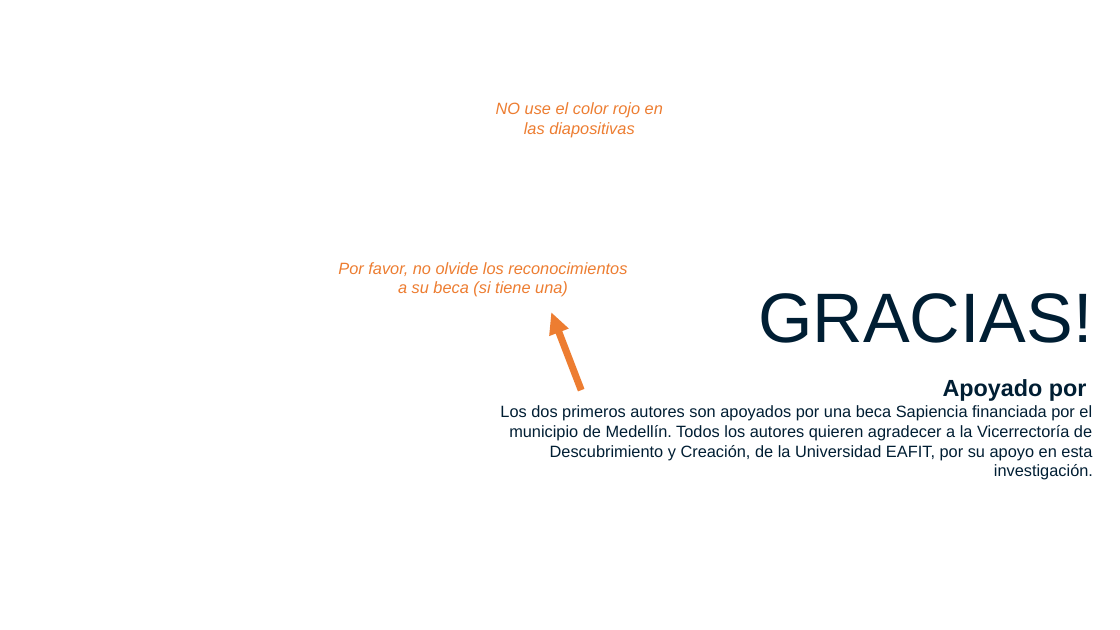
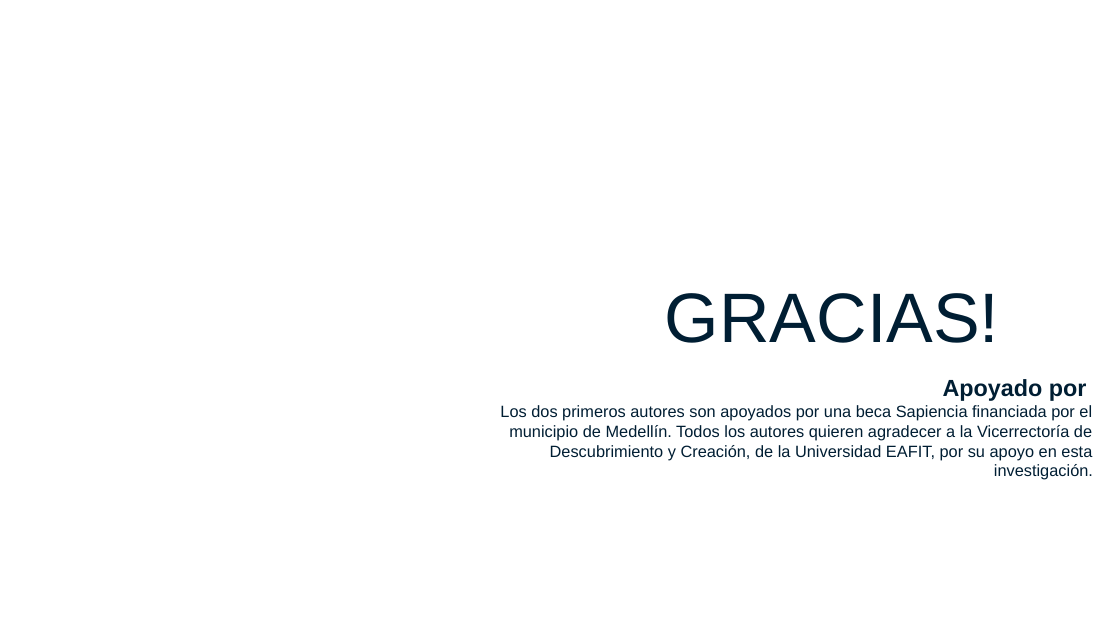
Before and after one commit to Juanes3312/ST0245-003, a slide deck: slide 11 of proyecto/informe/Entrega.pptx (slide 13 before the commit). Drawn at 1120x630 pixels with LibreOffice and Linux fonts; fonts in the diff are those of the drawing; background and template pictures are left out. Boxes give left, top, right and bottom in pixels: in the first picture for what was removed or moved away, otherwise in the second. Text is boxed around its words. In the diff, an @@ line names an element or a change of style, - is before the commit and + after.

```diff
--- a/proyecto/informe/Entrega.pptx
+++ b/proyecto/informe/Entrega.pptx
@@ text removed at <box>496,102,663,137</box> @@
-NO use el color rojo en las diapositivas
@@ text removed at <box>338,262,627,297</box> @@
-Por favor, no olvide los reconocimientos a su beca (si tiene una)
@@ text in rectangle at <box>665,293,1112,343</box>: text changed @@
-GRACIAS!.
+GRACIAS!.AA
@@ freeform shape removed at <box>551,313,581,390</box> @@
```
Also in this commit, not shown: 6 other slides changed, 3 slides added, 5 slides removed, 4 other files.
